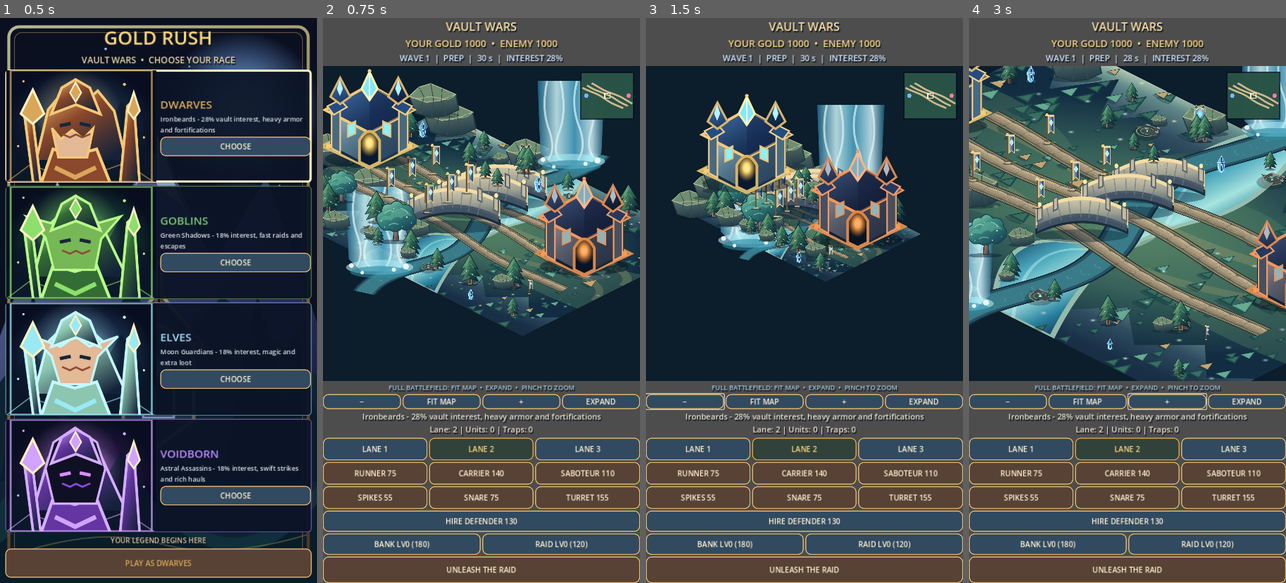
Above: before the commit, frames 1-4 (left to right).
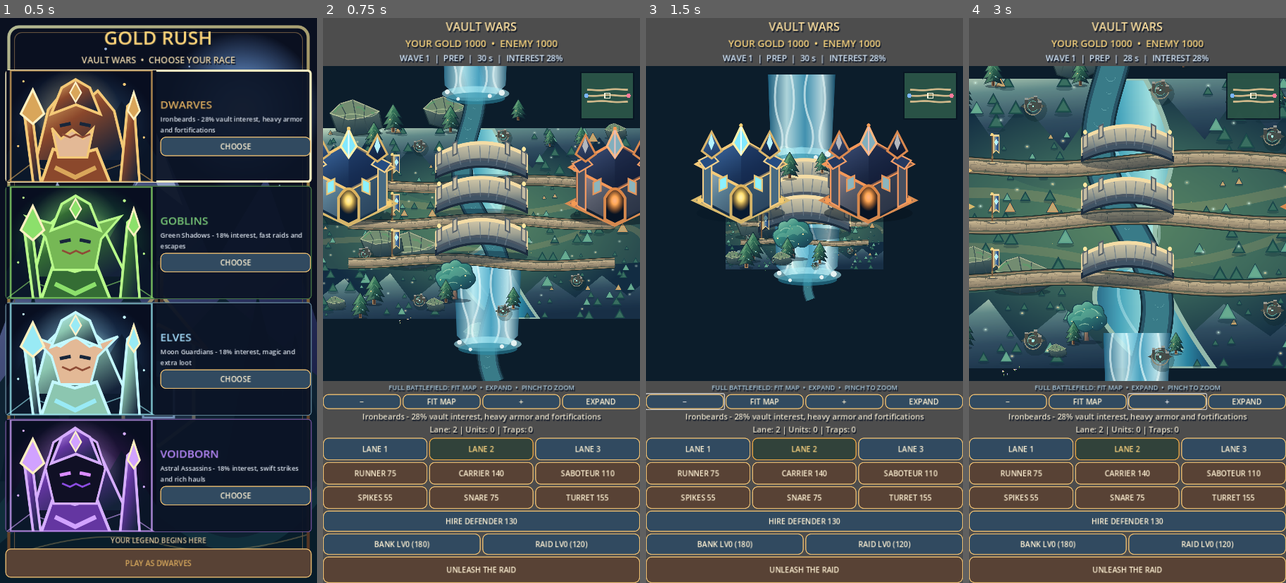
Above: after the commit, the same moments.

Repository: krzych3d/Gold-rush-mobile
Game: Godot game, scene res://main.tscn
The game is run twice, just before and just after one commit, with the same random seed, the same clock (stepped at 60 frames per second) and the same inputs.
Inputs:
- Up to frame 1 (0.5 s): no input
- Up to frame 2 (0.75 s): click "PLAY AS DWARVES" at 0.5 s
- Up to frame 3 (1.5 s): click "−" at 1.25 s
- Up to frame 4 (3 s): click "FIT MAP" at 2 s; click "+" at 2.75 s

Frame 1 is identical in both runs. In frame 2, 37% of the frame differs, in the area x 0-100%, y 8-65%; in frame 3, 18%; in frame 4, 43%.

Commit message:
Restore readable 2D battlefield with horizontal three-lane layout, larger visible map and sparse peripheral props

Diff:
--- a/scripts/game.gd
+++ b/scripts/game.gd
@@ -51,8 +51,8 @@
 var map_toggle_button: Button
 var camera_controls_row: HBoxContainer
 # True 2:1 diamond projection: world X/Y become screen diagonal axes.
-const ISO_X := Vector2(1.0, 0.5)
-const ISO_Y := Vector2(-1.0, 0.5)
+const ISO_X := Vector2(1.0, 0.0)
+const ISO_Y := Vector2(0.0, 1.0)
 const WORLD_HALF_LENGTH := 1050.0
 var dragging_map := false
 var drag_distance := 0.0
@@ -640,15 +640,15 @@
 func _point(path: int, progress: float, side: int) -> Vector2:
 	var t: float = progress if side == 0 else 1.0 - progress
 	var x: float = lerpf(-WORLD_HALF_LENGTH, WORLD_HALF_LENGTH, t)
-	var lane_y: float = (float(path) - 1.0) * 240.0
-	var bend: float = sin(t * TAU + float(path) * 1.35) * 55.0 * sin(t * PI)
+	var lane_y: float = (float(path) - 1.0) * 310.0
+	var bend: float = sin(t * TAU + float(path) * 1.35) * 38.0 * sin(t * PI)
 	return Vector2(x, lane_y + bend)
 
 func _iso_project(world: Vector2) -> Vector2:
 	return ISO_X * world.x + ISO_Y * world.y
 
 func _iso_unproject(screen: Vector2) -> Vector2:
-	return Vector2(screen.x * 0.5 + screen.y, screen.y - screen.x * 0.5)
+	return screen
 
 func _iso_transform() -> Transform2D:
 	return Transform2D(ISO_X * camera_zoom, ISO_Y * camera_zoom, arena.size * 0.5 + camera_offset)
@@ -696,8 +696,8 @@
 func _fit_map() -> void:
 	# The projected map spans x +/- 1290 and y +/- 645 world pixels.
 	# Reserve extra room for castle silhouettes and world decorations.
-	var width_factor: float = arena.size.x / 3100.0
-	var height_factor: float = arena.size.y / 1750.0
+	var width_factor: float = arena.size.x / 2500.0
+	var height_factor: float = arena.size.y / 1100.0
 	camera_zoom = clampf(minf(width_factor, height_factor), 0.12, 2.25)
 	camera_offset = Vector2.ZERO
 	overview_mode = true
@@ -771,13 +771,13 @@
 	terrain_details.clear()
 	var seeded := RandomNumberGenerator.new()
 	seeded.seed = 24681357
-	for i in 115:
+	for i in 60:
 		var p := Vector2(seeded.randf_range(-1200.0, 1200.0), seeded.randf_range(-820.0, 820.0))
 		var closest: float = INF
 		for path in 3:
 			for step in 21:
 				closest = minf(closest, p.distance_to(_point(path, float(step) / 20.0, 0)))
-		if closest < 205.0:
+		if closest < 260.0:
 			continue
 		terrain_details.append({"p": p, "seed": float(i), "type": i % 23, "scale": seeded.randf_range(0.38, 0.76)})
 	terrain_details.sort_custom(func(a, b): return _iso_project(a["p"]).y < _iso_project(b["p"]).y)
@@ -795,9 +795,9 @@
 	center = Vector2.ZERO
 	# One cohesive enchanted-valley backdrop instead of repeating flat grass tiles.
 	# All roads, bridges, castles and units remain independent gameplay objects.
-	arena.draw_texture_rect(valley_texture, Rect2(Vector2(-1300, -900), Vector2(2600, 1800)), false)
+	arena.draw_texture_rect(valley_texture, Rect2(Vector2(-1300, -750), Vector2(2600, 1500)), false)
 	# Painted mossy escarpments and raised terrain formations.
-	for i in 9:
+	for i in 5:
 		var bx: float = sin(float(i) * 31.2) * 1300.0
 		var by: float = cos(float(i) * 22.6) * 950.0
 		var base := Vector2(bx, by)
@@ -882,7 +882,7 @@
 			_draw_flowers(p, seed)
 	# Animated lanterns at strategic points along each road.
 	for path in 3:
-		for j in 2:
+		for j in 1:
 			var lamp := _point(path, float(j + 1) / 6.0, 0) + Vector2(0, -48)
 			_draw_iso_sprite(banner_texture, lamp + Vector2(0, 40), Vector2(43, 75))
 			arena.draw_circle(lamp, 9.0 + sin(visual_time * 2.0 + float(j)) * 1.5, Color("f6d47b", 0.25))
